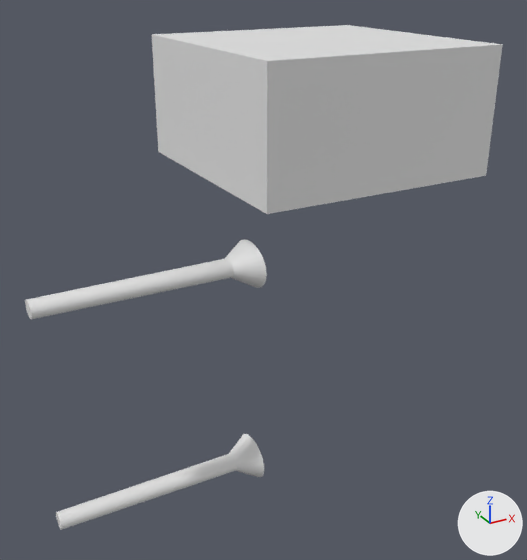
One commit to the Blender file DualPower Battery Holder/DualPower Battery Holder.blend: the scene before it, then after it.
Camera for both pictures: a 50 mm camera at (-0.0354, -0.0768, 0.0757) aimed at (0.0063, -0.001, 0.0378). The lights are fixed; the arrows at lower right show +X, +Y and +Z. The same objects are shown in both versions, whatever each file hides.

The first picture shows 'Cube.004', 'Screw.001', 'Screw.003'.
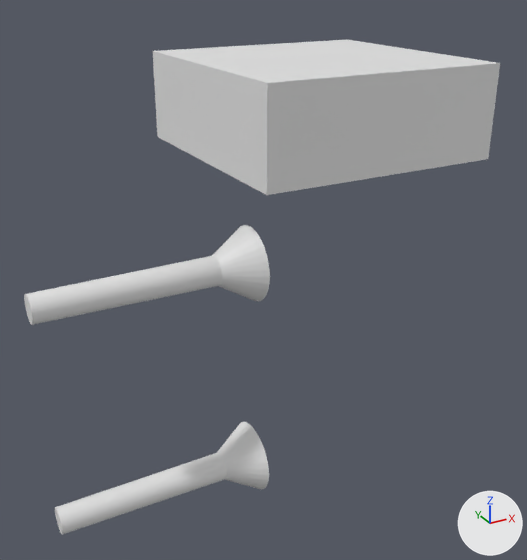
Edits to the bpy script that builds the scene:
```text
Change me_cylinder_002:
    used by ob_screw_001; location = (0.005, 0.0, 0.01); rotation_euler = (0.0, 4.712, 0.0), in degrees (0, 270, 0); scale = (1.0, 1.2, 1.4)
    remove me_cylinder_002.from_pydata(...)  # 96 vertices, 66 faces; spans x -0.003..0.003, y -0.003..0.003, z 0.0..0.02
    add me_cylinder_002.from_pydata(...)  # 96 vertices, 66 faces; spans x -0.028..0.0, y -0.003..0.003, z -0.0021..0.0021
    me_cylinder_002 part 1: 94 of 96 vertices moved; they spanned x -0.003..0.003, y -0.0029..0.0029, z 0.0..0.02 and now span x -0.028..0.0, y -0.0029..0.0029, z -0.0021..0.0021; mean shift (-0.0112, 0.0, -0.0076); largest move (0.0011, 0.0, 0.02) -> (-0.028, 0.0, 0.0008)
Change me_cylinder_001:
    used by ob_screw_003; location = (0.005, 0.0, 0.04); rotation_euler = (0.0, 4.712, 0.0), in degrees (0, 270, 0); scale = (1.0, 1.4, 1.4)
    remove me_cylinder_001.from_pydata(...)  # 96 vertices, 66 faces; spans x -0.003..0.003, y -0.003..0.003, z 0.0..0.02
    add me_cylinder_001.from_pydata(...)  # 96 vertices, 66 faces; spans x -0.028..0.0, y -0.003..0.003, z -0.0021..0.0021
    me_cylinder_001 part 2: 94 of 96 vertices moved; they spanned x -0.003..0.003, y -0.0029..0.0029, z 0.0..0.02 and now span x -0.028..0.0, y -0.0029..0.0029, z -0.0021..0.0021; mean shift (-0.0112, 0.0, -0.0076); largest move (0.0011, 0.0, 0.02) -> (-0.028, 0.0, 0.0008)
Change ob_cube_004:
    ob_cube_004.location: (-0.001, 0.0, 0.052) -> (-0.001, 0.0, 0.054)
    ob_cube_004.scale: (2.0, 0.462, 0.214) -> (2.0, 0.462, 0.157)
Change ob_screw_001:
    ob_screw_001.rotation_euler: (0.0, 4.712, 0.0) -> (0.0, 0.0, 0.0)  # degrees (0, 270, 0) -> degrees (0, 0, 0)
    ob_screw_001.scale: (1.0, 1.2, 1.4) -> (1.0, 1.67, 2.33)
Change ob_screw_003:
    ob_screw_003.rotation_euler: (0.0, 4.712, 0.0) -> (0.0, 0.0, 0.0)  # degrees (0, 270, 0) -> degrees (0, 0, 0)
    ob_screw_003.scale: (1.0, 1.4, 1.4) -> (1.0, 1.67, 2.33)
```

Pixel boxes [x1, y1, x2, y2] of what changed, in the pictures (527 x 560 px):
'Cube.004', moved, rescaled (18% shorter)
    before: [152, 25, 503, 214]
    after: [153, 40, 500, 195]
'Screw.003', reshaped, rescaled, turned
    before: [25, 239, 267, 319]
    after: [24, 225, 270, 325]
'Screw.001', reshaped, rescaled, turned
    before: [56, 434, 264, 530]
    after: [55, 422, 269, 535]
